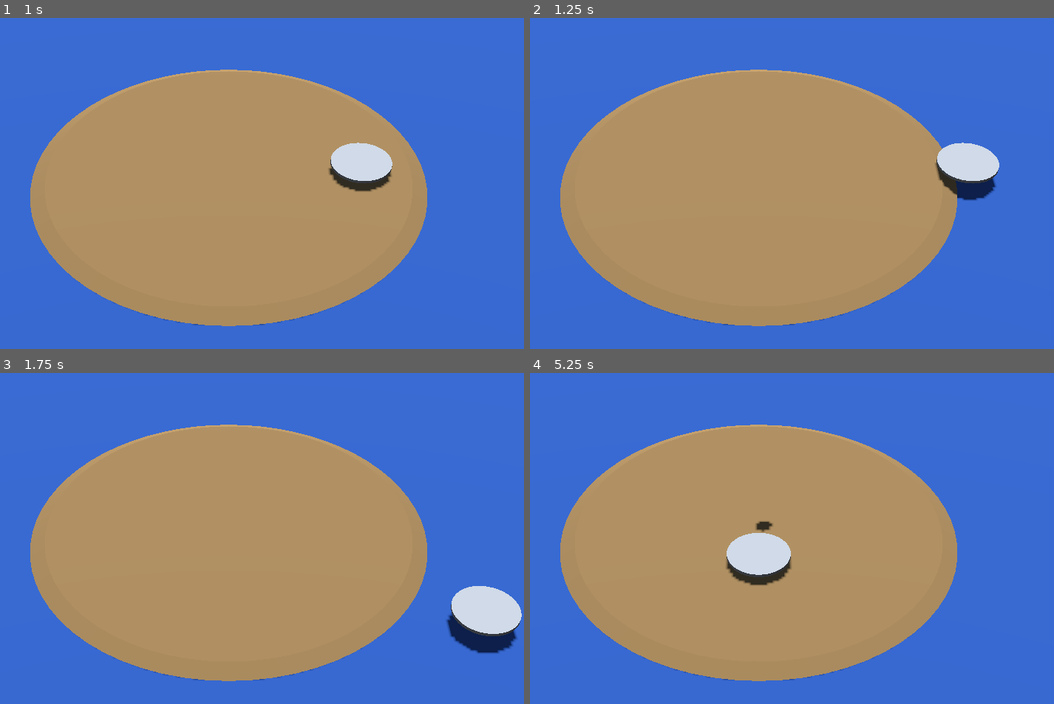
Above: before the commit, frames 1-4 (two rows, left to right).
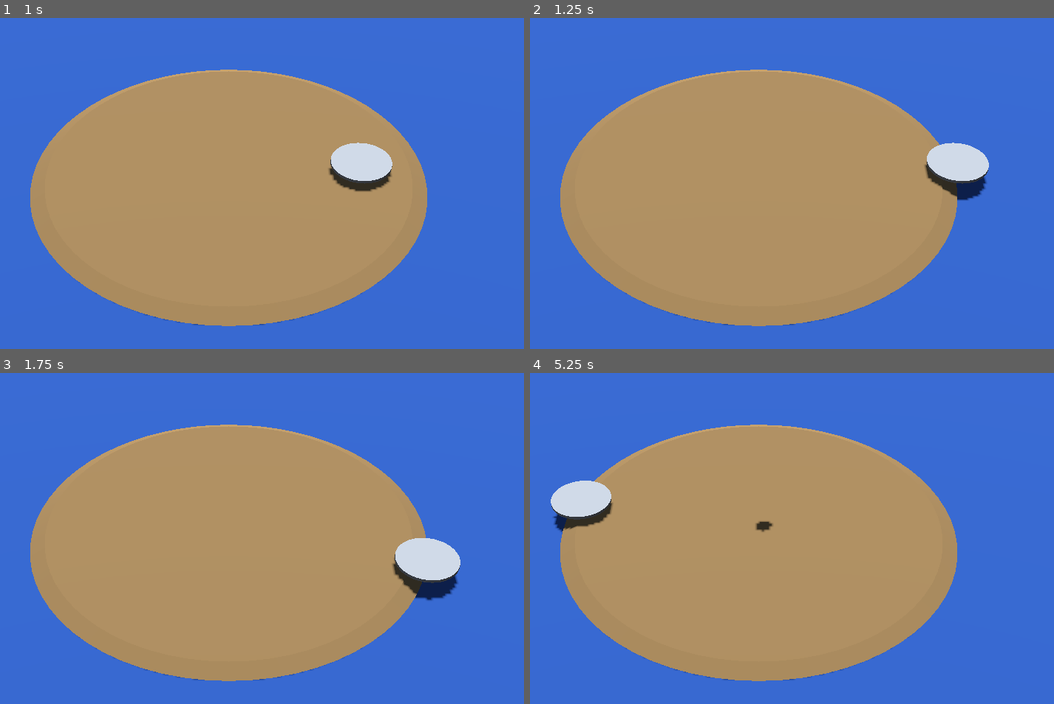
Above: after the commit, the same moments.

Repository: nikolajbaer/ldj56
Game: Godot game, scene res://root.tscn
Same seed, same stepped clock (60 frames per second), same inputs: the game is played once before the commit and once after it.
Inputs:
- Up to frame 1 (1 s): tap Enter (ui_accept) at 0.5, 0.6, 0.77 s; hold Right (right) from 0.53 s (still down)
- Up to frame 2 (1.25 s): keep holding Right (right); tap Enter (ui_accept) at 1.07 s
- Up to frame 3 (1.75 s): release Right (right) at 1.28 s; hold Down (down) from 1.28 s (still down); tap Enter (ui_accept) at 1.35, 1.52 s
- Up to frame 4 (5.25 s): tap Enter (ui_accept) at 1.82, 2.1, 2.85, 3.02, 3.32, 3.6, 3.77, 4.07, 4.35, 4.52, 4.82, 5.1 s; release Down (down) at 2.03 s; hold Right (right) 2.03-2.78 s; hold Up (up) 2.78-3.53 s; hold Left (left) 3.53-5.03 s; hold Down (down) from 5.03 s (still down)

Frame 1 is identical in both runs. In frame 2, 0.8% of the frame differs, in the area x 75-90%, y 37-56%; in frame 3, 4.2%, in the area x 74-100%, y 49-85%; in frame 4, 3.0%.

Commit message:
trampoline gets bogged down by chompin critters

Diff:
--- a/creature.gd
+++ b/creature.gd
@@ -1,15 +1,28 @@
 extends CharacterBody3D
 
+signal chomp
 
 const SPEED = 1.0
 const JUMP_VELOCITY = 4.5
 
 var target:Node3D
+var target_radius:float
+var chomped:bool
+var chomp_offset:Vector3
+
 func _ready():
 	$AnimationPlayer.current_animation = "chomp"
 	$AnimationPlayer.play()
+	chomped = false
 
 func _physics_process(delta: float) -> void:
+	if chomped:
+		var chomp_pos = chomp_offset + target.position
+		position.x = chomp_pos.x
+		position.z = chomp_pos.z
+		look_at(target.position)
+		return
+
 	#under water
 	if position.y < -2:
 		print("creature ",name," sank")
@@ -26,7 +39,15 @@
 	# look at our target at the same Y-plane
 	var target_same_plane = Vector3(target.position.x,self.position.y,target.position.z)
 	self.look_at(target_same_plane)
-	#var dist_to = target_same_plane - self.position
+	var dist_to = target_same_plane - self.position
+
+	if dist_to.length() < target_radius+0.2 and position.y < 1:
+		print("CHOMP!")
+		chomp.emit(position)
+		chomped = true
+		$AnimationPlayer.seek(0)
+		$AnimationPlayer.stop()
+		chomp_offset = position - target.position
 
 	var direction := -transform.basis.z.normalized()
 	velocity.x = direction.x * SPEED
--- a/root.gd
+++ b/root.gd
@@ -23,4 +23,9 @@
 	var critter =Creature.instantiate()
 	critter.position = pos
 	critter.target = $trampoline
+	critter.target_radius = 1
+	critter.connect("chomp",_on_chomp)
 	add_child(critter)
+
+func _on_chomp():
+	$trampoline.weighed_down += 1
--- a/trampoline.gd
+++ b/trampoline.gd
@@ -1,28 +1,25 @@
 extends AnimatableBody3D
 
 const SPEED = 10.0
-const JUMP_VELOCITY = 4.5
 var velocity = Vector3(0,0,0)
+const MAX_DIST_FROM_ORIGIN = 6.5
+var weighed_down = 0
+const WEIGHT_PENALTY = 0.5
 
 func _physics_process(delta: float) -> void:
-	# Add the gravity.
-	#if not is_on_floor():
-		#velocity += get_gravity() * delta
-
-	## Handle jump.
-	#if Input.is_action_just_pressed("ui_accept") and is_on_floor():
-		#velocity.y = JUMP_VELOCITY
-
+	var speed = max(SPEED - (weighed_down * WEIGHT_PENALTY),1)
 	# Get the input direction and handle the movement/deceleration.
 	# As good practice, you should replace UI actions with custom gameplay actions.
 	var input_dir := Input.get_vector("left", "right", "up", "down")
 	var direction := (transform.basis * Vector3(input_dir.x, 0, input_dir.y)).normalized()
 	if direction:
-		velocity.x = direction.x * SPEED
-		velocity.z = direction.z * SPEED
+		velocity.x = direction.x * speed
+		velocity.z = direction.z * speed
 	else:
-		velocity.x = move_toward(velocity.x, 0, SPEED)
-		velocity.z = move_toward(velocity.z, 0, SPEED)
+		velocity.x = move_toward(velocity.x, 0, speed)
+		velocity.z = move_toward(velocity.z, 0, speed)
 
 	position += velocity * delta
+	if position.length() > MAX_DIST_FROM_ORIGIN:
+		position = position.normalized() * (MAX_DIST_FROM_ORIGIN - 0.0001)
 	#move_and_collide(velocity * delta)
Not shown: 2 places in creature.tscn that only renumber resources
